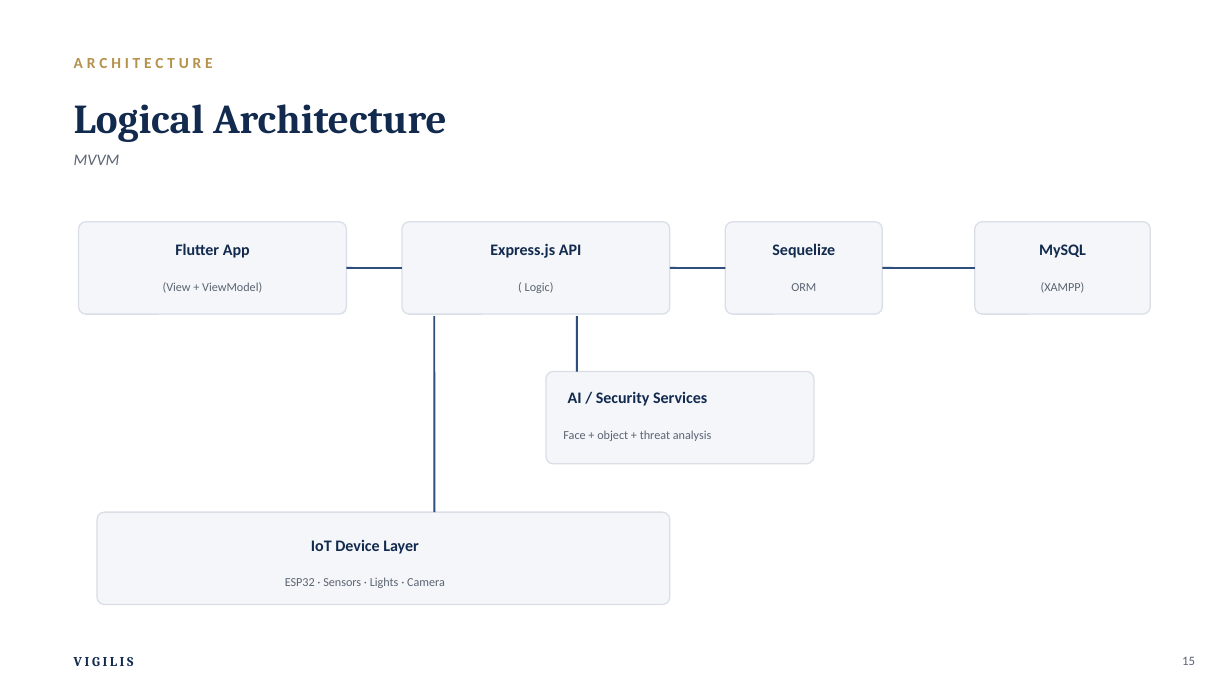
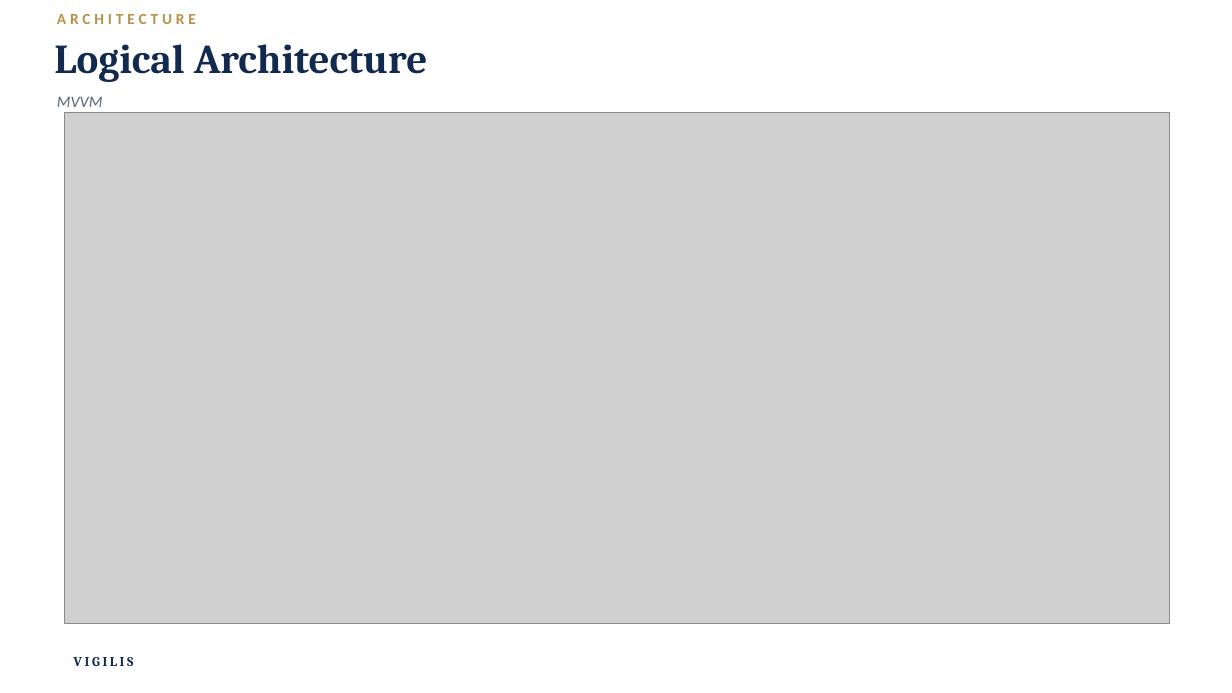
Before and after one commit to yogoariel24-cpu/defense-project, a slide deck: slide 16 of Vigilis powerpoint.pptx (slide 14 before the commit). Drawn at 1232x693 pixels with LibreOffice and Linux fonts; fonts in the diff are those of the drawing; grey boxes stand for pictures. Boxes give left, top, right and bottom in pixels: in the first picture for what was removed or moved away, otherwise in the second. Text is boxed around its words. In the diff, an @@ line names an element or a change of style, - is before the commit and + after.

Commit message:
changes for devices and payment

```diff
--- a/Vigilis powerpoint.pptx
+++ b/Vigilis powerpoint.pptx
@@ text "Logical Architecture": place and size @@
-text "Logical Architecture" at box(74, 104, 447, 142)
+text "Logical Architecture" at box(54, 44, 428, 82)
@@ text "ARCHITECTURE": place and size @@
-text "ARCHITECTURE" at box(74, 58, 213, 68)
+text "ARCHITECTURE" at box(57, 14, 196, 24)
@@ text "MVVM": place and size @@
-text "MVVM" at box(74, 154, 120, 165)
+text "MVVM" at box(57, 96, 103, 107)
@@ picture added at box(65, 113, 1170, 623) @@
@@ rounded rectangle removed at box(79, 222, 347, 314) @@
@@ rounded rectangle removed at box(402, 222, 670, 314) @@
@@ rounded rectangle removed at box(726, 222, 883, 314) @@
@@ rounded rectangle removed at box(975, 222, 1151, 314) @@
@@ text removed at box(175, 243, 250, 258) @@
-Flutter App
@@ line removed from (347, 268) to (402, 268) @@
@@ text removed at box(490, 243, 582, 258) @@
-Express.js API
@@ line removed from (670, 268) to (726, 268) @@
@@ text removed at box(772, 243, 835, 258) @@
-Sequelize
@@ line removed from (883, 268) to (975, 268) @@
@@ text removed at box(1039, 244, 1086, 258) @@
-MySQL
@@ text removed at box(163, 282, 262, 293) @@
-(View + ViewModel)
@@ text removed at box(525, 282, 554, 293) @@
-( Logic)
@@ text removed at box(791, 283, 816, 291) @@
-ORM
@@ text removed at box(1041, 282, 1085, 293) @@
-(XAMPP)
@@ line removed from (434, 316) to (434, 512) @@
@@ line removed from (577, 316) to (577, 372) @@
@@ rounded rectangle removed at box(546, 372, 814, 464) @@
@@ text removed at box(568, 392, 707, 406) @@
-AI / Security Services
@@ text removed at box(563, 430, 711, 441) @@
-Face + object + threat analysis
@@ rounded rectangle removed at box(97, 512, 670, 604) @@
@@ text removed at box(311, 540, 419, 554) @@
-IoT Device Layer
@@ text removed at box(285, 577, 445, 588) @@
-ESP32 · Sensors · Lights · Camera
@@ text removed at box(1182, 657, 1195, 665) @@
-15
```
Also in this commit, not shown: 16 other slides changed, 2 slides added, 13 other files.
